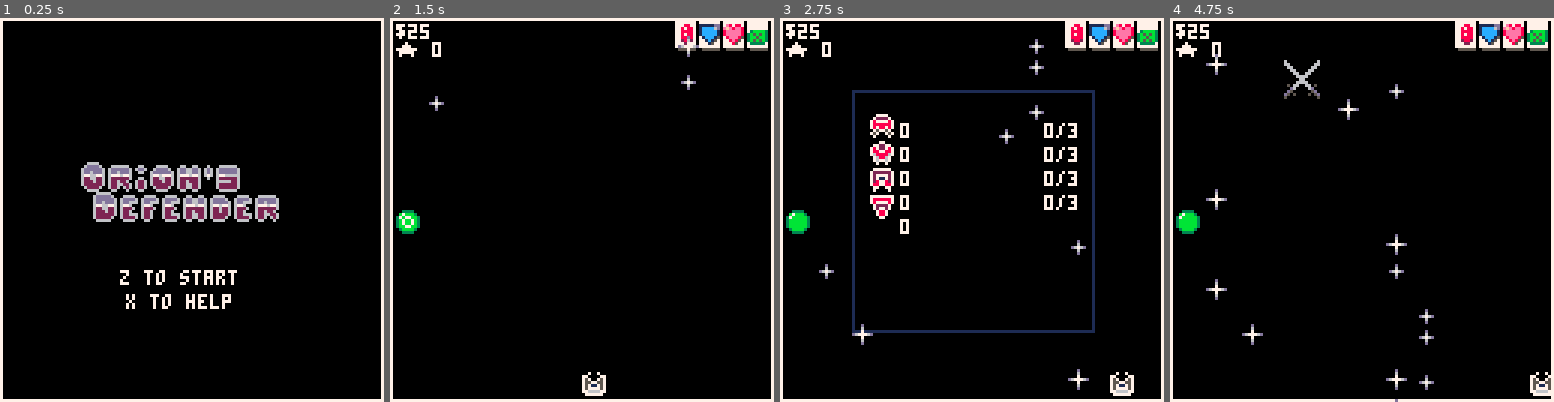
Above: before the commit, frames 1-4 (left to right).
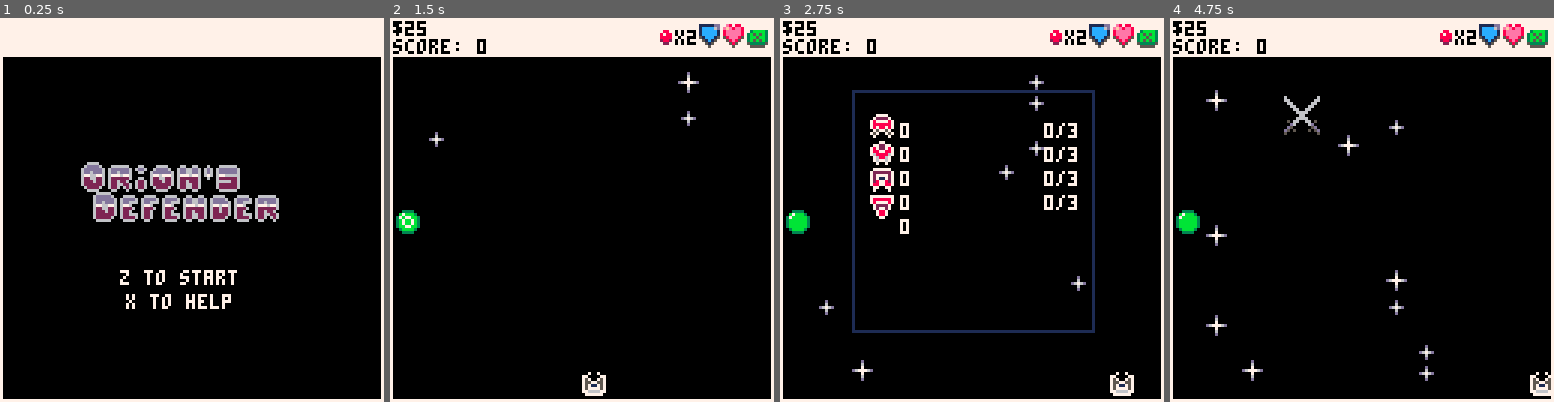
Above: after the commit, the same moments.

Repository: NinetiesPaul/Orion-s-Defender
Game: PICO-8 cartridge orionsdefender.p8
The game is run twice, just before and just after one commit, with the same random seed, the same clock (stepped at 60 frames per second) and the same inputs.
Inputs:
- Up to frame 1 (0.25 s): no input
- Up to frame 2 (1.5 s): tap X (X key) at 0.33, 1.07 s; tap O (Z key) at 0.7 s
- Up to frame 3 (2.75 s): hold Right 1.6-2.1 s; tap O (Z key) at 1.7, 2.1, 2.5 s; tap X (X key) at 1.85 s; hold Up 2.15-2.42 s; hold Right from 2.47 s (still down)
- Up to frame 4 (4.75 s): tap O (Z key) every 0.4 s from 2.9 to 4.5 s; tap X (X key) at 2.97, 4.08 s; release Right at 3.03 s; hold Left 3.08-3.58 s; hold Down 3.63-3.97 s; hold Right 4.02-4.68 s; hold Up from 4.73 s (still down)

The runs differ from the first frame. In frame 1, 9.2% of the frame differs, in the area x 0-100%, y 0-11%; in frame 2, 7.5%; in frame 3, 8.1%; in frame 4, 9.3%, in the area x 0-100%, y 0-100%.

Commit message:
visual changes

Diff:
--- a/orionsdefender.p8
+++ b/orionsdefender.p8
@@ -217,13 +217,13 @@
 	explosions = {}
 	warnings = {}
 	positions = {
-		{8,11},
+		{8,14},
 		{21,51},
 		{39,25},
 		{51,61},
 		{77,55},
 		{89,35},
-		{102,11},
+		{102,14},
 		{112,61},
 	}
 	battle_started = false
@@ -239,7 +239,8 @@
 
 function _draw()
 	cls()
-	rect(0,0,127,127,7)
+	rectfill(0,0,127,12,7)
+	rect(0,12,127,127)
 	if (current_view == 1 or current_view == 2 or current_view == 4) draw_ui()
 
 	if current_view == 1 then -- world
@@ -293,7 +294,7 @@
 
 		i = 0
 		for item in all (shop_items) do
-			print(item.formatted_name, 14, 16 + i * 8)
+			print(item.formatted_name, 14, 16 + i * 8, 7)
 			print("$", 100, 16 + i * 8, 3)
 			print(item.price, 104, 16 + i * 8, 7)
 			i += 1
@@ -465,7 +466,7 @@
 	if clock % interval == 0 then
 		local star = {}
 		star.x = rnd({ 12, 24, 48, 56, 72, 82, 96})
-		star.y = 0
+		star.y = 12
 		star.type = rnd({ "far", "near"})
 		add(stars, star)
 	end
@@ -707,22 +708,19 @@
 function draw_ui()
 	if current_view == 2 then
 		current_weapon = (missile_mode) and "missile" or "main gun"
-		print("weapon: " .. current_weapon, 2, 2)
+		print("weapon: " .. current_weapon, 2, 2, 0)
 	end
 
 	if current_view != 2 then
-		print("$" .. scraps,2,2)
-		if (current_view != 4) print("★ " .. score,2,8, 7)
-	end
-
-	map(0,0,94,0,4,2)
+		print("$" .. scraps,1,1, 0)
+		if (current_view != 4) print("score: " .. score,1,7, 0)
+	end
+
 	if (armor > 0) spr(armor_spr,103,2)
 	spr(health_spr,111,2)
 	spr(fuel_spr,119,2)
-	for i=1, missile_n do
-		spr(016, 95, -2 + i * 2)
-		i += 1
-	end
+	spr(016, 88, 2)
+	print("x" .. missile_n, 95, 4)
 end
 
 function update_threat()
@@ -759,7 +757,7 @@
 
 	local encounter = {}
 	encounter.x = rnd(encounter_spawn_x)
-	encounter.y = 0
+	encounter.y = 12
 	encounter.type = type
 	encounter.animate = false
 	encounter.sprite = (type == 1) and 064 or 072
@@ -1428,34 +1426,31 @@
 __gff__
 0100000000000000000000000000000000000000000000000000000000000000000000000000000000000000000000000000000000000000000000000000000000000000000000000000000000000000000000000000000000000000000000000000000000000000000000000000000000000000000000000000000000000000
 0000000000000000000000000000000000000000000000000000000000000000000000000000000000000000000000000000000000000000000000000000000000000000000000000000000000000000000000000000000000000000000000000000000000000000000000000000000000000000000000000000000000000000
-__map__
-3232323200000000000000000000000000000000000000000000000000000000000000000000000000000000000000000000000000000000000000000000000000000000000000000000000000000000000000000000000000000000000000000000000000000000000000000000000000000000000000000000000000000000
-3131313100000000000000000000000000000000000000000000000000000000000000000000000000000000000000000000000000000000000000000000000000000000000000000000000000000000000000000000000000000000000000000000000000000000000000000000000000000000000000000000000000000000
-…(28 lines of a section not shown)…
+…(28 lines of a section not shown)…
Not shown, changed: 19 lines of the sprite sheet (__gfx__) section of orionsdefender.p8
